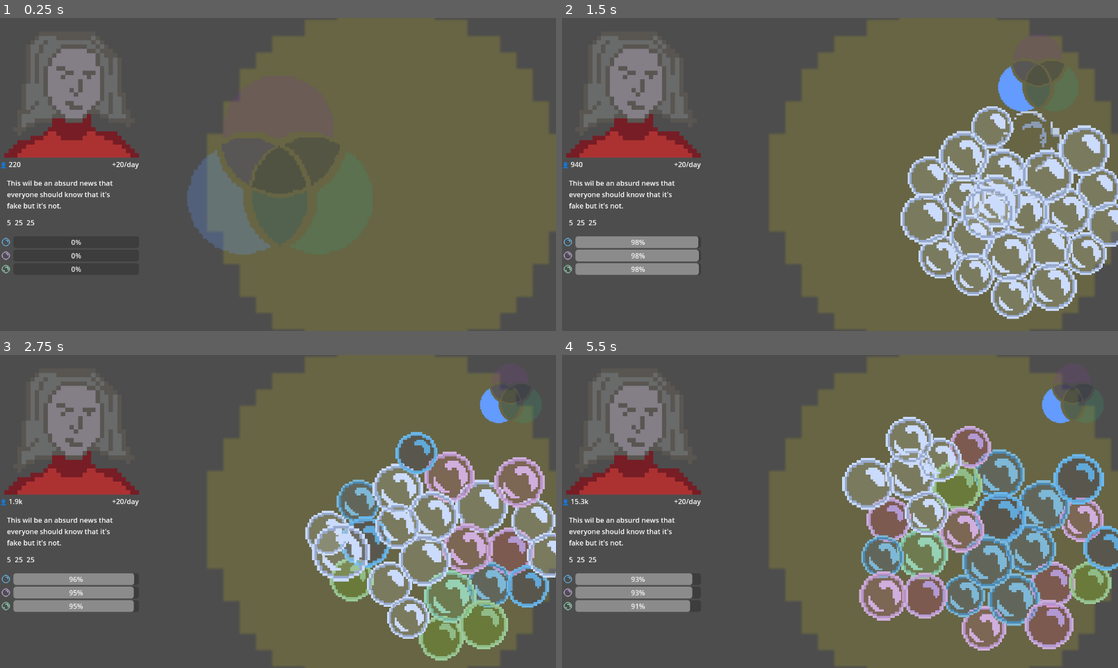
Above: before the commit, frames 1-4 (two rows, left to right).
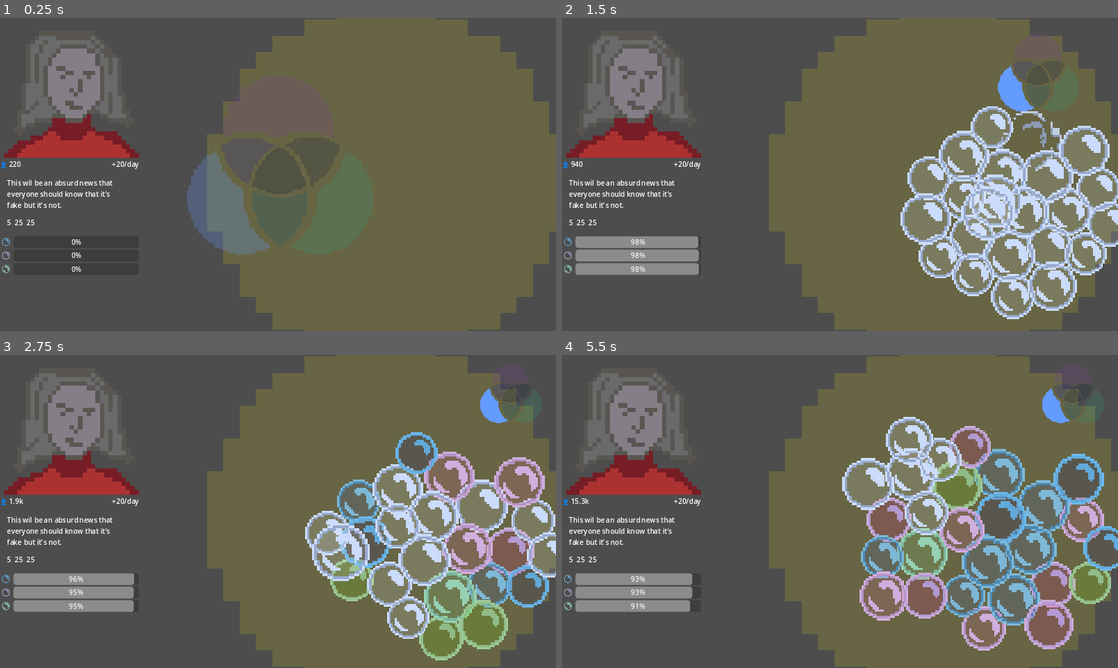
Above: after the commit, the same moments.

Repository: davirss/fakeltd.
Game: Godot game, scene res://Scenes/game.tscn
Two runs of this game, one before a commit and one after it. Both use one fixed random seed, a clock stepped at 60 frames per second and the inputs below. After the commit the project has no main scene; this scene is started directly in both runs. The engine's default icon, where the game draws it, is replaced by a stand-in: a white triangle on a blue panel in a dark square.
Inputs (mouse positions are in pixels of both pictures, inside the frame that each line leads up to):
- Up to frame 1 (0.25 s): no input
- Up to frame 2 (1.5 s): tap Enter (ui_accept) at 0.5, 0.77 s; move the mouse to (795, 202) at 0.52 s; click (795, 202) at 0.6 s; move the mouse to (1029, 155) at 1.27 s; click (1029, 155) at 1.35 s
- Up to frame 3 (2.75 s): tap Enter (ui_accept) at 1.52 s; move the mouse to (400, 533) at 2.02 s; click (400, 533) at 2.1 s
- Up to frame 4 (5.5 s): move the mouse to (912, 580) at 2.77 s; click (912, 580) at 2.85 s; tap Enter (ui_accept) at 3.02, 3.77, 4.52 s; move the mouse to (917, 505) at 3.52 s; click (917, 505) at 3.6 s; move the mouse to (951, 580) at 4.27 s; click (951, 580) at 4.35 s; move the mouse to (1073, 552) at 5.02 s; click (1073, 552) at 5.1 s

The runs differ from the first frame. In frame 1, 0.7% of the frame differs, in the area x 0-49%, y 9-82%; in frame 2, 2.2%; in frame 3, 2.2%; in frame 4, 2.4%, in the area x 0-100%, y 9-95%.

Commit message:
Alternative game.

Diff:
--- a/Global.gd
+++ b/Global.gd
@@ -5,3 +5,7 @@
 signal bubble_clicked(state: BubbleDefinitions.BubbleState, bubble: Bubble)
 
 signal influence_over
+
+signal bubble_popped()
+
+var pop_strength = 1
--- a/project.godot
+++ b/project.godot
@@ -11,7 +11,7 @@
 [application]
 
 config/name="FakeInc"
-run/main_scene="res://Scenes/game.tscn"
+run/main_scene="res://alt/alt_game.tscn"
 config/features=PackedStringArray("4.3", "Forward Plus")
 config/icon="res://Resources/icon.svg"
 <<<<<<<HEADrun/main_scene="res://Scenes/day_controller.tscn"
@@ -25,8 +25,7 @@
 
 window/size/viewport_width=1280
 window/size/viewport_height=720
-window/stretch/mode="viewport"
-window/stretch/aspect="expand"
+window/stretch/mode="canvas_items"
 
 [input]
 
@@ -36,6 +35,11 @@
 ]
 }
 
+[layer_names]
+
+2d_physics/layer_1="bubble"
+
 [rendering]
 
+textures/canvas_textures/default_texture_filter=0
 textures/vram_compression/import_etc2_astc=true
Not shown, changed: export_presets.cfg
